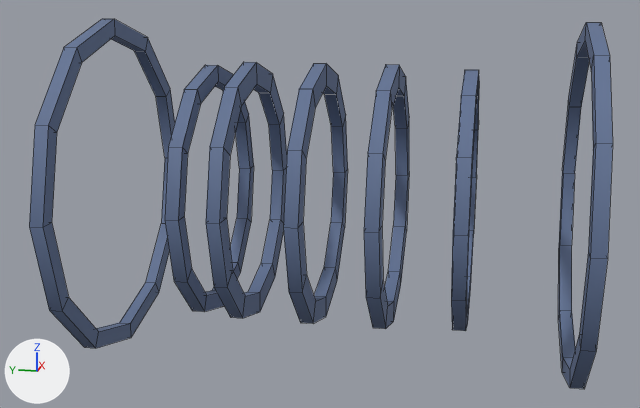
The OBJ model assets/models/equipment/srw_sr48_reactor/LOD2/srw_coils.obj as it was, and as the next commit left it.
One viewpoint serves both versions: a 50 mm lens placed at (-6.68, -1.2, 1.59), pointed at (-0.04, 0.13, -0.07). The lights are fixed; the arrows at lower left show +X, +Y and +Z. The picture after the commit comes second. Mesh edges are drawn as thin lines. Where no turn or scale is listed for an object, it has been applied to the vertices. Vertices at exactly the same position are counted once.

The first picture shows 'srw_coils'.
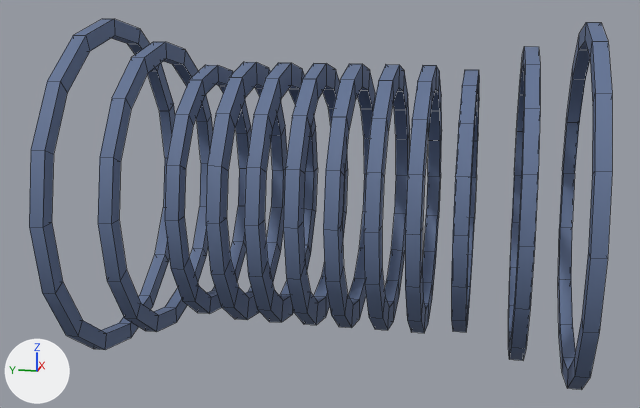
What differs and where, as boxes (x1, y1, x2, y2) in the pictures (640 x 408 px; the box of a moved part takes in the faces that stretch with it):
```json
{"object": "srw_coils", "change": "reshaped", "before": [29, 19, 613, 389], "after": [29, 19, 612, 389]}
{"part": 1, "of": "me_srw_coils", "change": "added", "after": [244, 63, 318, 322], "on screen": "blue"}
{"part": 2, "of": "me_srw_coils", "change": "added", "after": [323, 64, 375, 328], "on screen": "blue"}
{"part": 3, "of": "me_srw_coils", "change": "added", "after": [405, 65, 442, 333], "on screen": "blue"}
{"part": 4, "of": "me_srw_coils", "change": "added", "after": [98, 42, 213, 332], "on screen": "blue"}
{"part": 5, "of": "me_srw_coils", "change": "added", "after": [508, 46, 540, 360], "on screen": "blue"}
{"part": 6, "of": "me_srw_coils", "change": "moved or reshaped", "before": [29, 19, 613, 389], "after": [29, 19, 612, 389]}
```

The change, as JSON lines over the scene's bpy script:
```json
{"block": "me_srw_coils", "where": "# used by ob_srw_coils; location = (0.0, 0.0, 0.0)"}
{"op": "remove", "block": "me_srw_coils", "code": "me_srw_coils.from_pydata(...)  # 336 vertices, 336 faces; spans x -1.34..1.34, y -1.89..1.89, z -1.34..1.34"}
{"op": "add", "block": "me_srw_coils", "code": "me_srw_coils.from_pydata(...)  # 768 vertices, 768 faces; spans x -1.34..1.34, y -1.89..1.89, z -1.34..1.34"}
{"block": "me_srw_coils", "change": "me_srw_coils part 1: a new loose piece of 64 vertices spanning x -1.02..1.02, y 0.36..0.46, z -1.02..1.02, in mat_eq_srw_coil (blue #617395)"}
{"block": "me_srw_coils", "change": "me_srw_coils part 2: a new loose piece of 64 vertices spanning x -1.02..1.02, y -0.19..-0.09, z -1.02..1.02, in mat_eq_srw_coil (blue #617395)"}
{"block": "me_srw_coils", "change": "me_srw_coils part 3: a new loose piece of 64 vertices spanning x -1.02..1.02, y -0.74..-0.64, z -1.02..1.02, in mat_eq_srw_coil (blue #617395)"}
{"block": "me_srw_coils", "change": "me_srw_coils part 4: a new loose piece of 64 vertices spanning x -1.17..1.17, y 1.37..1.47, z -1.17..1.17, in mat_eq_srw_coil (blue #617395)"}
{"block": "me_srw_coils", "change": "me_srw_coils part 5: a new loose piece of 64 vertices spanning x -1.17..1.17, y -1.47..-1.37, z -1.17..1.17, in mat_eq_srw_coil (blue #617395)"}
{"block": "me_srw_coils", "change": "me_srw_coils part 6: 224 vertices removed from x -1.16..1.16, y -1.89..1.89, z -1.16..1.16; 336 vertices added at x -1.24..1.24, y -1.89..1.89, z -1.24..1.24"}
```
